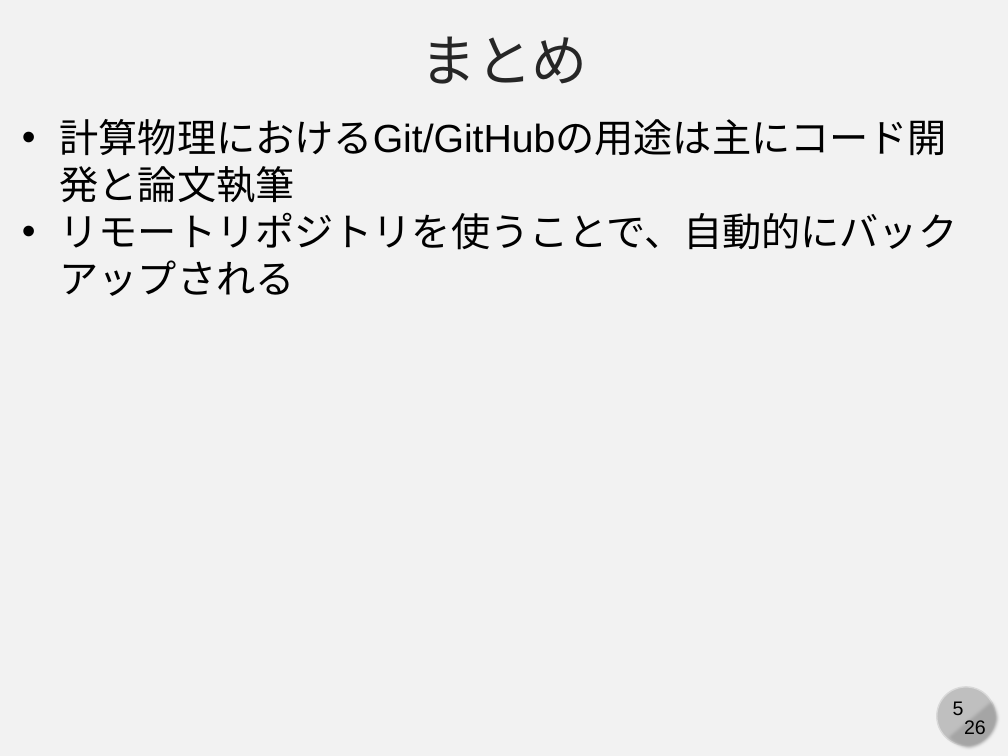
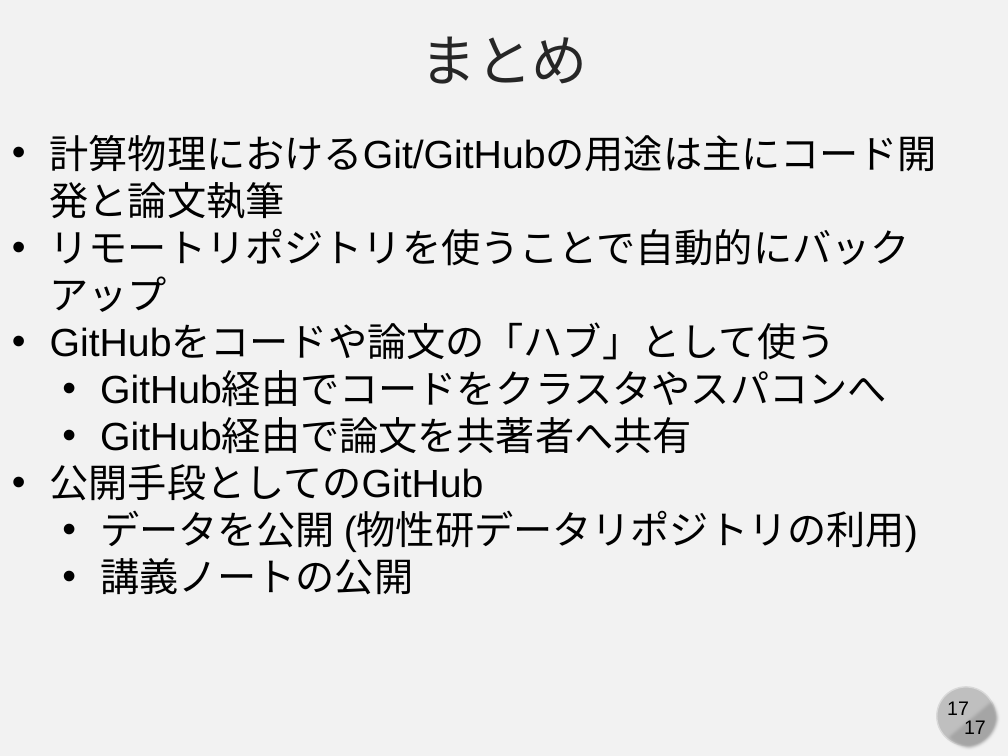
Before and after one commit to cpss2026-git/cpss2026-git.github.io, a slide deck: slide 17 of 01-lecture-git-basic/slides/01-c-compphys.pptx (slide 5 before the commit). Drawn at 1008x756 pixels with LibreOffice and Linux fonts; fonts in the diff are those of the drawing. Boxes give left, top, right and bottom in pixels: in the first picture for what was removed or moved away, otherwise in the second. Text is boxed around its words. In the diff, an @@ line names an element or a change of style, - is before the commit and + after.

```diff
--- a/01-lecture-git-basic/slides/01-c-compphys.pptx
+++ b/01-lecture-git-basic/slides/01-c-compphys.pptx
@@ text "計算物理におけるGit/GitHubの用途は主にコード開発と論文執筆": place and size @@
-text "計算物理におけるGit/GitHubの用途は主にコード開発と論文執筆" at [60,119,958,296]
+text "計算物理におけるGit/GitHubの用途は主にコード開発と論文執筆" at [50,135,937,595]
@@ text at [50,228,918,595]: text changed @@
-• リモートリポジトリを使うことで、自動的にバックアップされる
+• リモートリポジトリを使うことで自動的にバックアップ
+• GitHubをコードや論文の「ハブ」として使う
+  • GitHub経由でコードをクラスタやスパコンへ
+  • GitHub経由で論文を共著者へ共有
+• 公開手段としてのGitHub
+  • データを公開 (物性研データリポジトリの利用)
+  • 講義ノートの公開
@@ page number at [947,701,969,715]: text changed @@
-5
+17
@@ text at [964,720,986,734]: text changed @@
-26
+17
```
Also in this commit, not shown: 4 other slides changed, 12 slides added.
